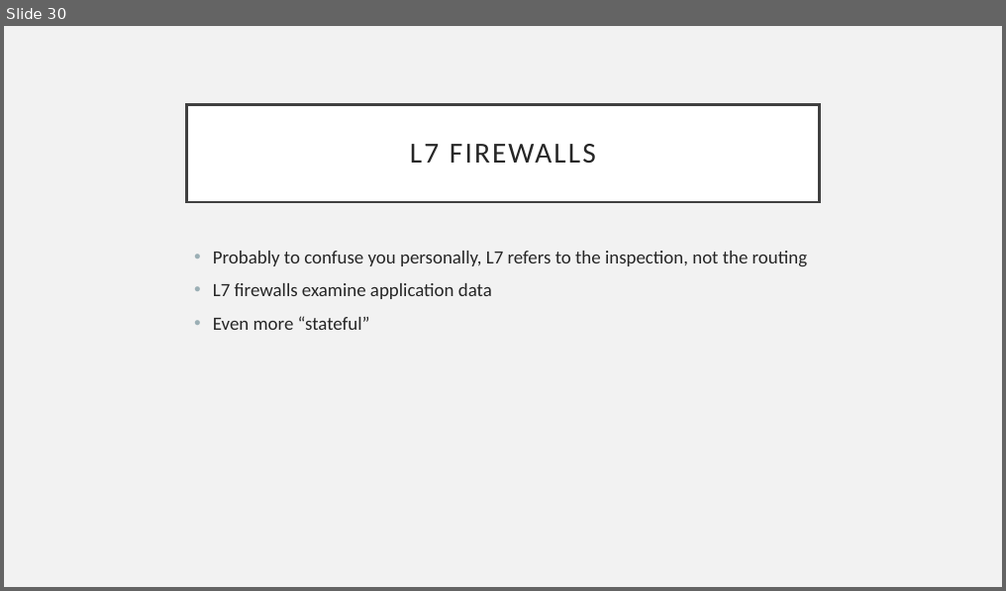
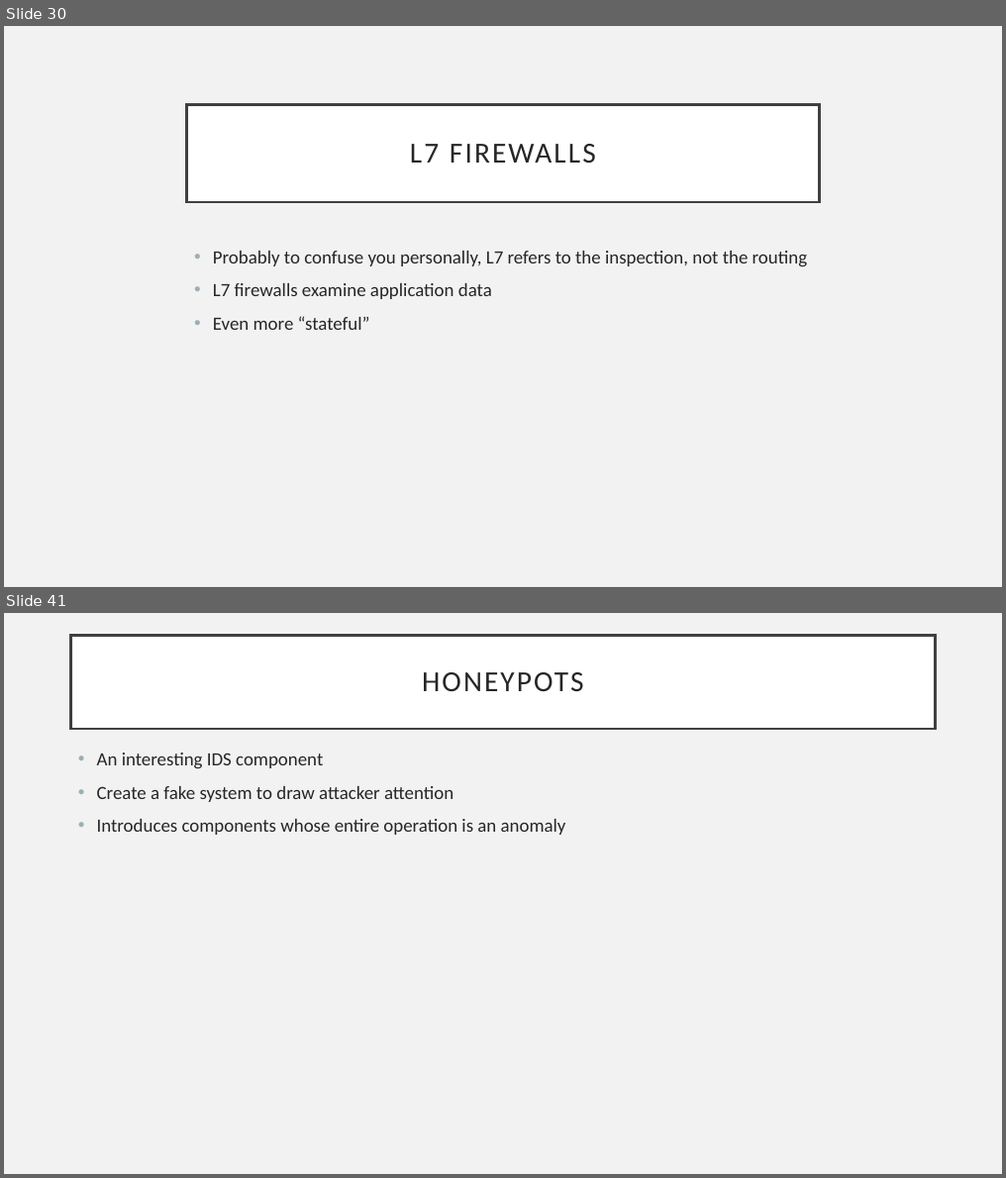
Before and after one commit to CrimsonVista/NetworkSecuritySpring2019, a slide deck: slides/08 Border Security.pptx. Shown one above the other, each under a label of ours: slide 30 before the commit, slides 30 and 41 after it; the slides between them are not shown. The pictures are 1006x591 and 1006x1178 pixels, drawn with LibreOffice and Linux fonts; fonts in the diff are those of the drawing. Boxes give left, top, right and bottom in pixels: in the first picture for what was removed or moved away, otherwise in the second. Text is boxed around its words. In the diff, an @@ line names an element or a change of style, - is before the commit and + after.

```diff
--- a/slides/08 Border Security.pptx
+++ b/slides/08 Border Security.pptx
@@ slide 41 added at box(4, 613, 1002, 1174), background #F2F2F2 @@
@@ title added at box(70, 636, 936, 729), fill #FFFFFF, outline #404040 2.5 pt, 28 pt, text #262626 @@
+HONEYPOTS
@@ text added at box(97, 753, 566, 835), 18 pt, text #262626 @@
+• An interesting IDS component
+• Create a fake system to draw attacker attention
+• Introduces components whose entire operation is an anomaly
```
Also in this commit, not shown: 15 other slides added, 1 other file.
